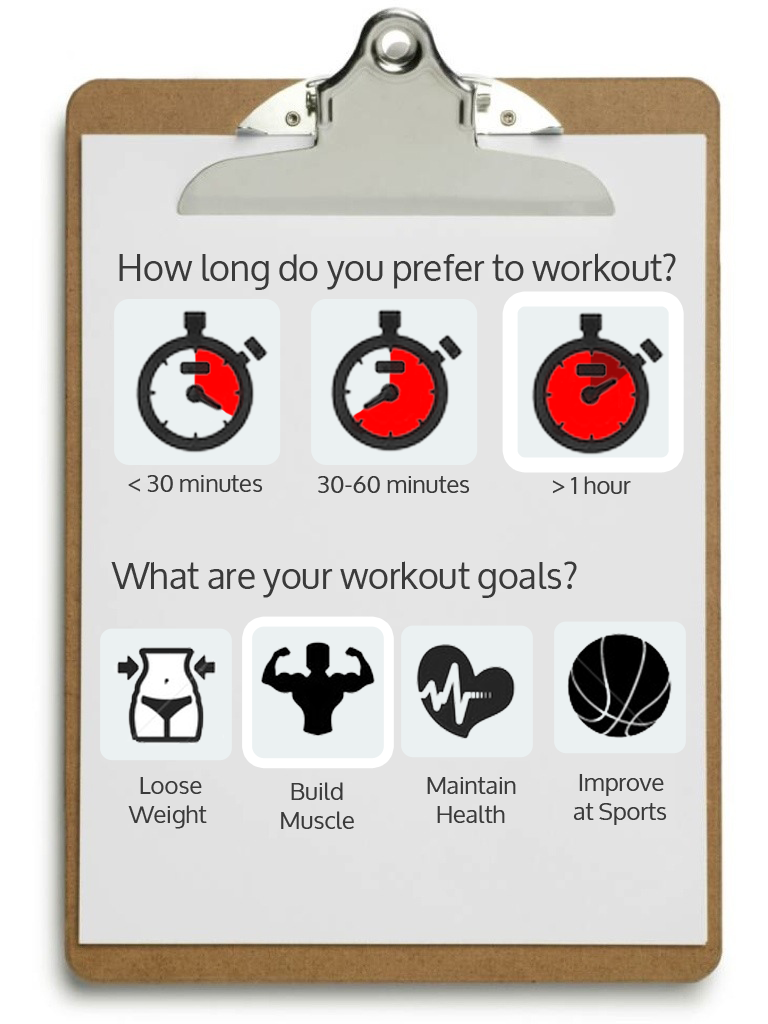
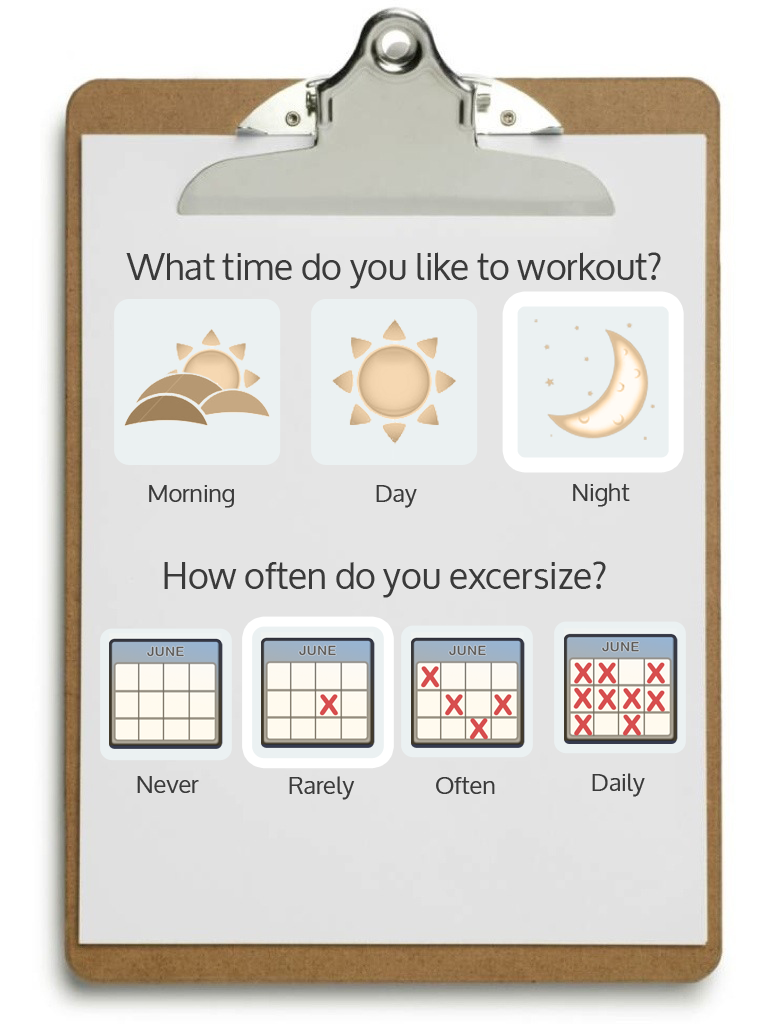
Layer changes from the first w=768, h=1024 image to the second:
renamed "Layer 18" to "Layer 23", moved it above "Layer 22", painted on it over 124, 309, 270, 453
renamed "Layer 20" to "Layer 22", painted on it over 330, 308, 464, 453
renamed "Layer 16" to "Layer 25", painted on it over 564, 628, 678, 744
renamed "Layer 14" to "Layer 28", moved it above "Layer 27", painted on it over 261, 632, 375, 748
renamed "Layer 15" to "Layer 27", painted on it over 411, 632, 525, 748
renamed "Layer 13" to "Layer 26", painted on it over 109, 633, 224, 749
renamed "Improve at Sports" to "Daily", painted on it over 573, 773, 667, 825
renamed "Maintain Health" to "Often", painted on it over 427, 777, 516, 823
renamed "Build Muscle" to "Rarely", painted on it over 281, 776, 355, 829
renamed "> 1 hour" to "Night", painted on it over 552, 476, 631, 507
renamed "30-60 minutes" to "Day", painted on it over 318, 476, 470, 508
renamed "Layer 21" to "Layer 24", moved it above "Morning", painted on it over 531, 311, 665, 455
renamed "< 30 minutes" to "Morning", painted on it over 128, 475, 263, 508
renamed "Loose Weight" to "Never", painted on it over 128, 776, 207, 829
renamed "How long do you prefer to workout?" to "What time do you like to workout?", painted on it over 119, 252, 676, 290
renamed "What are your workout goals?" to "How often do you excersize?", painted on it over 111, 561, 606, 598
